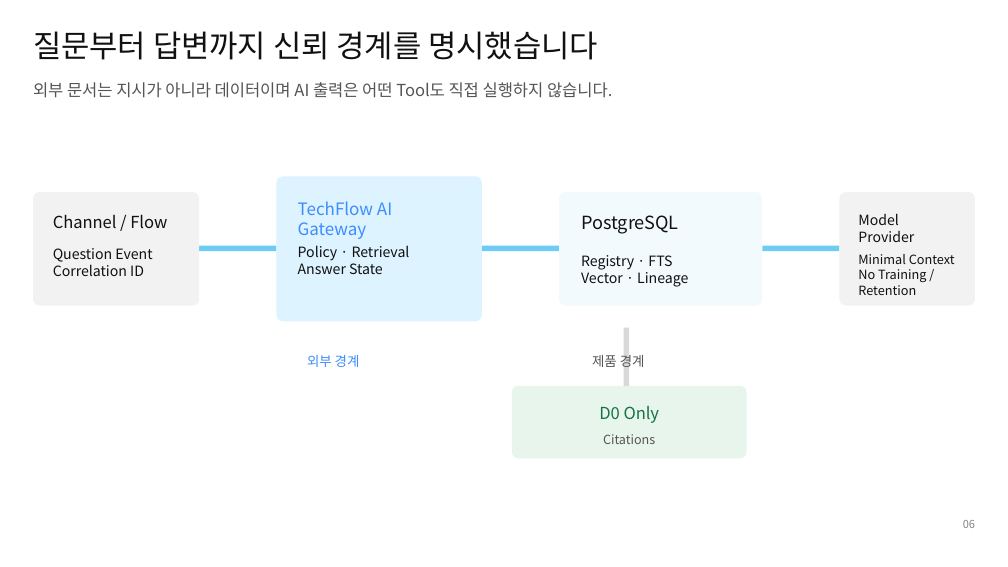
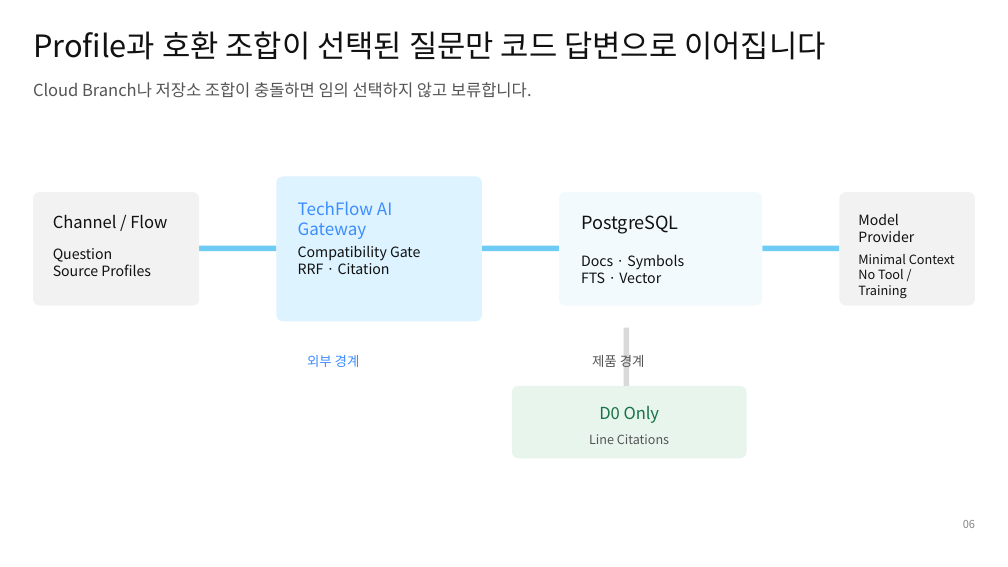
Before and after one commit to ablecloud-team/ablestack-techflow, a slide deck: slide 6 of output/presentation/techflow-rag-poc-design.pptx. Drawn at 1008x567 pixels with LibreOffice and Linux fonts; fonts in the diff are those of the drawing. Boxes give left, top, right and bottom in pixels: in the first picture for what was removed or moved away, otherwise in the second. Text is boxed around its words. In the diff, an @@ line names an element or a change of style, - is before the commit and + after.

Commit message:
Issue #20 ABLESTACK 소스코드 RAG 범위 확장

```diff
--- a/output/presentation/techflow-rag-poc-design.pptx
+++ b/output/presentation/techflow-rag-poc-design.pptx
@@ text at (33,31,825,60): text changed @@
-질문부터 답변까지 신뢰 경계를 명시했습니다
+Profile과 호환 조합이 선택된 질문만 코드 답변으로 이어집니다
@@ text at (33,82,532,98): text changed @@
-외부 문서는 지시가 아니라 데이터이며 AI 출력은 어떤 Tool도 직접 실행하지 않습니다.
+Cloud Branch나 저장소 조합이 충돌하면 임의 선택하지 않고 보류합니다.
@@ text at (53,248,151,276): text changed @@
-Question Event
-Correlation ID
+Question
+Source Profiles
@@ text at (298,245,420,274): text changed @@
-Policy · Retrieval
-Answer State
+Compatibility Gate
+RRF · Citation
@@ text at (581,254,684,283): text changed @@
-Registry · FTS
-Vector · Lineage
+Docs · Symbols
+FTS · Vector
@@ text at (858,269,906,298): text changed @@
-No Training / Retention
+No Tool / Training
@@ text at (589,434,669,444): text changed @@
-Citations
+Line Citations
```
Also in this commit, not shown: 9 other slides changed, 13 other files.
